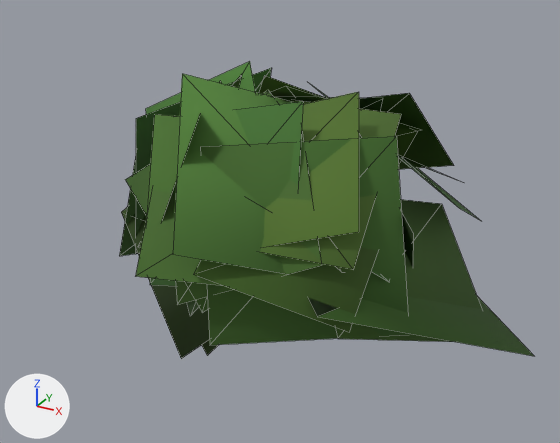
The glTF model public/ark/assets/v1/plants/bush-bramble-b.lod2.glb: old version first, new version second.
The view is the same before and after, from a camera (50 mm lens) standing at (2.12, -3.86, 2.07) and looking at (0.04, -0.08, 0.18). Every picture has the same lights, and +X, +Y and +Z are marked at lower left. The first picture is the older version. Mesh edges are drawn as thin lines.
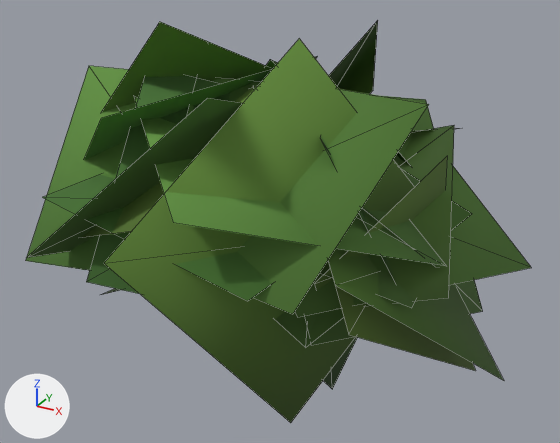
Diff of the bpy script that builds the scene:
```diff
--- a/public/ark/assets/v1/plants/bush-bramble-b.lod2.glb.py
+++ b/public/ark/assets/v1/plants/bush-bramble-b.lod2.glb.py
@@ me_mesh_0 @@
 # used by ob_mesh_0; location = (0.0, 0.0, 0.0)
-me_mesh_0.from_pydata(...)  # 190 vertices, 127 faces; spans x -1.17..1.64, y -1.23..1.43, z -0.68..1.08
+me_mesh_0.from_pydata(...)  # 190 vertices, 127 faces; spans x -1.46..1.5, y -1.48..1.41, z -0.9..1.37
+# me_mesh_0 part 1: 144 of 190 vertices moved; they spanned x -1.17..1.64, y -1.23..1.43, z -0.68..1.08 and now span x -1.46..1.5, y -1.48..1.41, z -0.9..1.37; mean shift (0.03, 0.03, 0.0); largest move (1.64, -0.29, -0.16) -> (-1.45, 0.24, -0.46)
+# me_mesh_0 part 2: 66 kept faces spanning x -1.46..1.5, y -1.48..1.41, z -0.9..1.37 get new vertex colours; the middle colour goes from dark green #44692a to dark green #4c6f2d
 me_mesh_0.materials.append(mat_ark_vertex_colour)
```

What differs and where, as boxes [x1, y1, x2, y2] in the pictures (560 x 443 px; the box of a moved part takes in the faces that stretch with it):
'Mesh_0', reshaped (22% wider, 35% taller): before [119, 61, 534, 359]; after [26, 20, 531, 423]
part 1 of me_mesh_0, moved or reshaped: before [177, 83, 463, 338]; after [253, 86, 483, 389]
part 2 of me_mesh_0, recoloured: before [119, 61, 534, 359]; after [26, 20, 531, 423]
